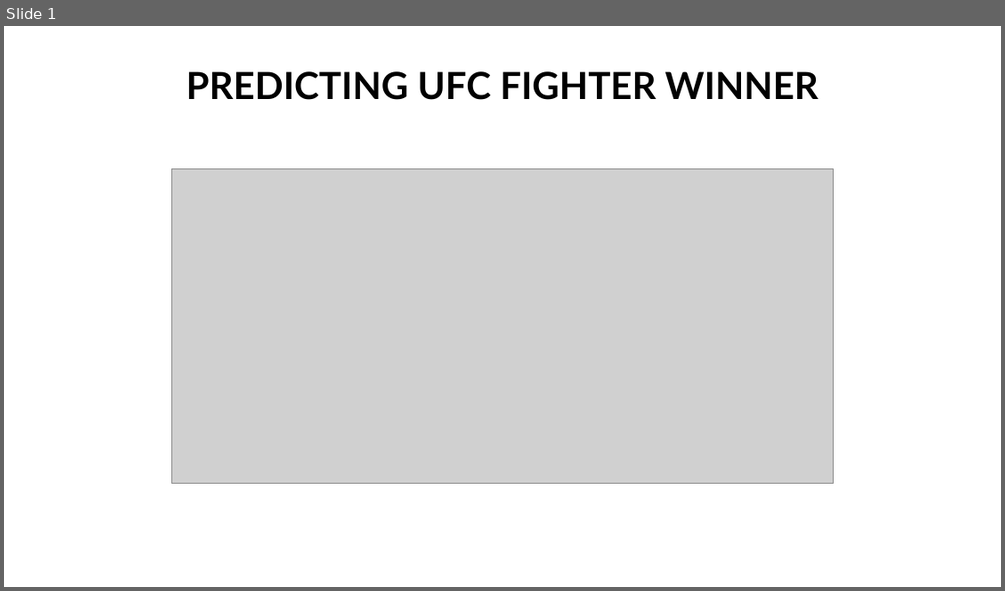
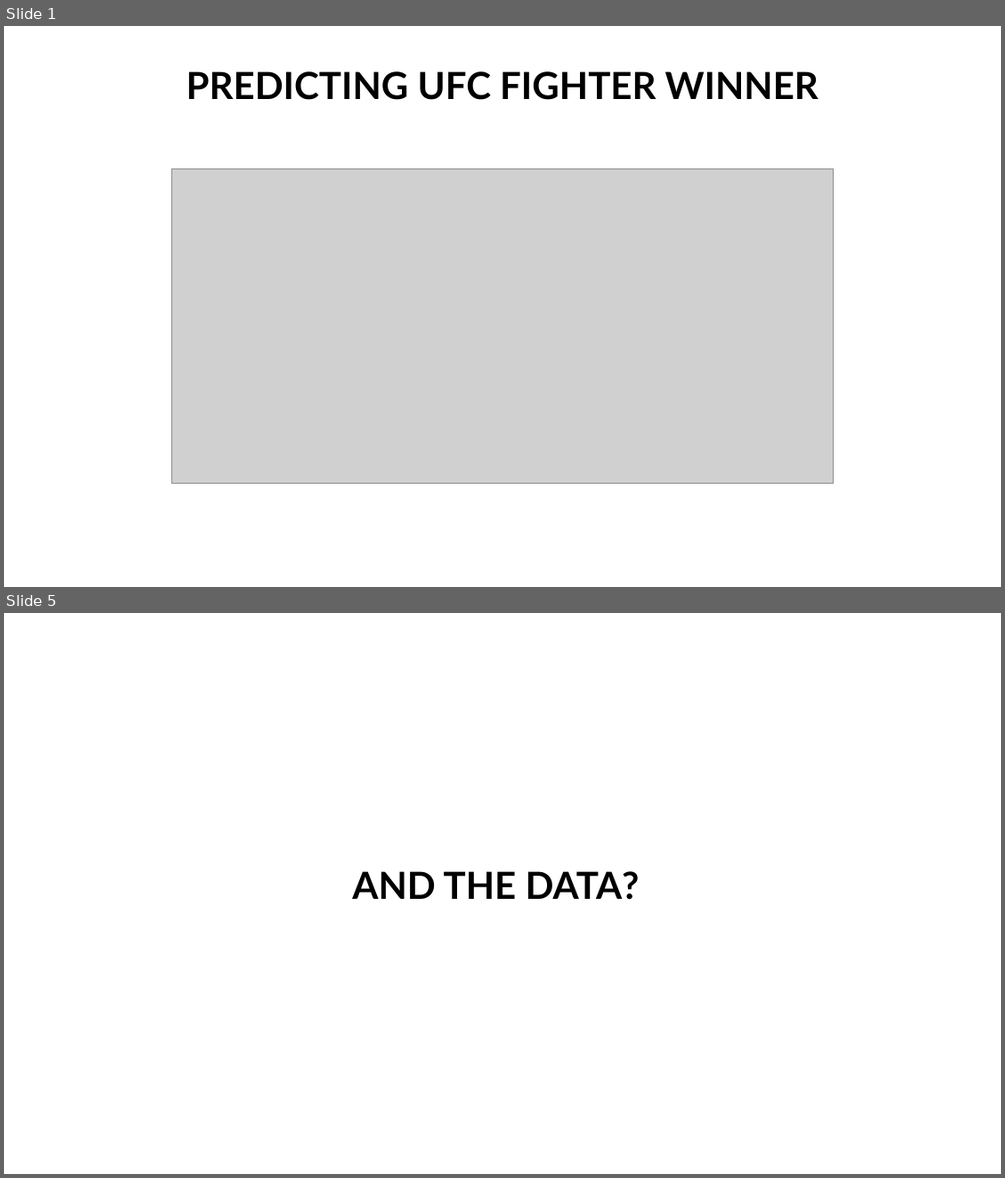
Before and after one commit to wilberquito/UFC-winner-predictor, a slide deck: presentation/presentation.pptx. Shown one above the other, each under a label of ours: slide 1 before the commit, slides 1 and 5 after it; the slides between them are not shown. The pictures are 1005x591 and 1005x1178 pixels, drawn with LibreOffice and Linux fonts; fonts in the diff are those of the drawing; grey boxes stand for pictures. Boxes give left, top, right and bottom in pixels: in the first picture for what was removed or moved away, otherwise in the second. Text is boxed around its words. In the diff, an @@ line names an element or a change of style, - is before the commit and + after.

```diff
--- a/presentation/presentation.pptx
+++ b/presentation/presentation.pptx
@@ slide 5 added at <box>4,613,1001,1174</box>, background #FFFFFF @@
@@ title added at <box>352,871,639,900</box>, 36 pt, text #000000, bold @@
+AND THE DATA?
```
Also in this commit, not shown: 2 slides changed, 2 other slides added, 4 slides removed.
